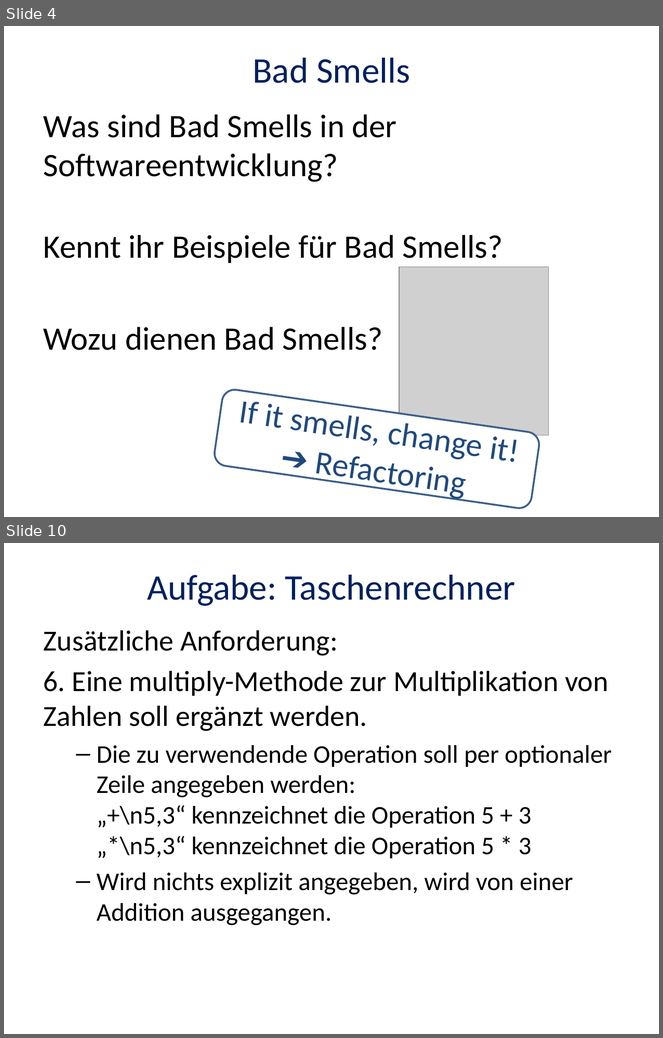
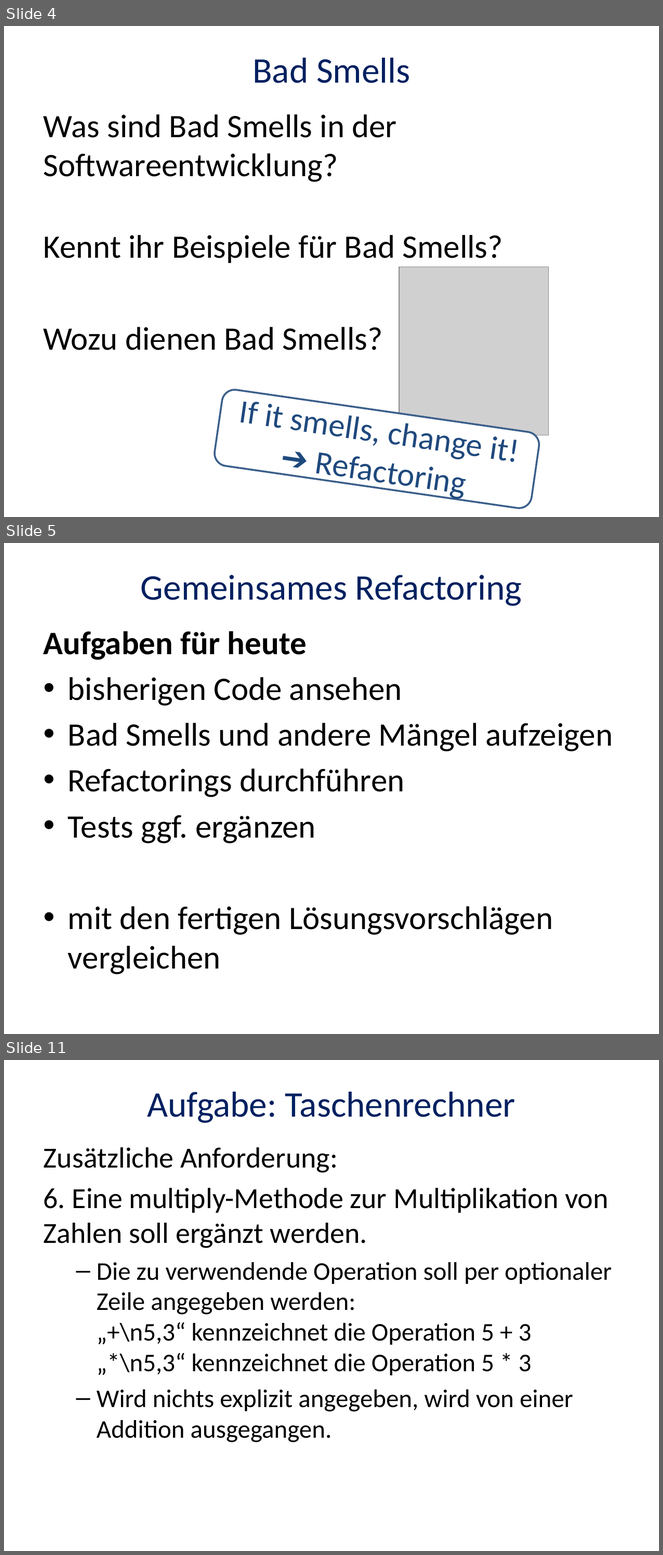
Before and after one commit to trav010/CodingDojoDPA, a slide deck: StringCalculator/doc/Coding-Dojo-2015-02-18.pptx. Shown one above the other, each under a label of ours: slides 4 and 10 before the commit, slides 4, 5 and 11 after it; the slides between them are not shown. The pictures are 663x1038 and 663x1555 pixels, drawn with LibreOffice and Linux fonts; fonts in the diff are those of the drawing; grey boxes stand for pictures. Boxes give left, top, right and bottom in pixels: in the first picture for what was removed or moved away, otherwise in the second. Text is boxed around its words. In the diff, an @@ line names an element or a change of style, - is before the commit and + after.

```diff
--- a/StringCalculator/doc/Coding-Dojo-2015-02-18.pptx
+++ b/StringCalculator/doc/Coding-Dojo-2015-02-18.pptx
@@ slide 5 added at box(4, 543, 659, 1034), background #FFFFFF @@
@@ title added at box(141, 575, 522, 606), 39.6 pt, text #002060 @@
+Gemeinsames Refactoring
@@ text added at box(44, 631, 613, 975), 36 pt, text #000000 @@
+Aufgaben für heute
+• bisherigen Code ansehen
+• Bad Smells und andere Mängel aufzeigen
+• Refactorings durchführen
+• Tests ggf. ergänzen
+• mit den fertigen Lösungsvorschlägen vergleichen
@@ what was slide 10 is now slide 11 @@
```
Also in this commit, not shown: 7 slides changed, 1 other slide added.
